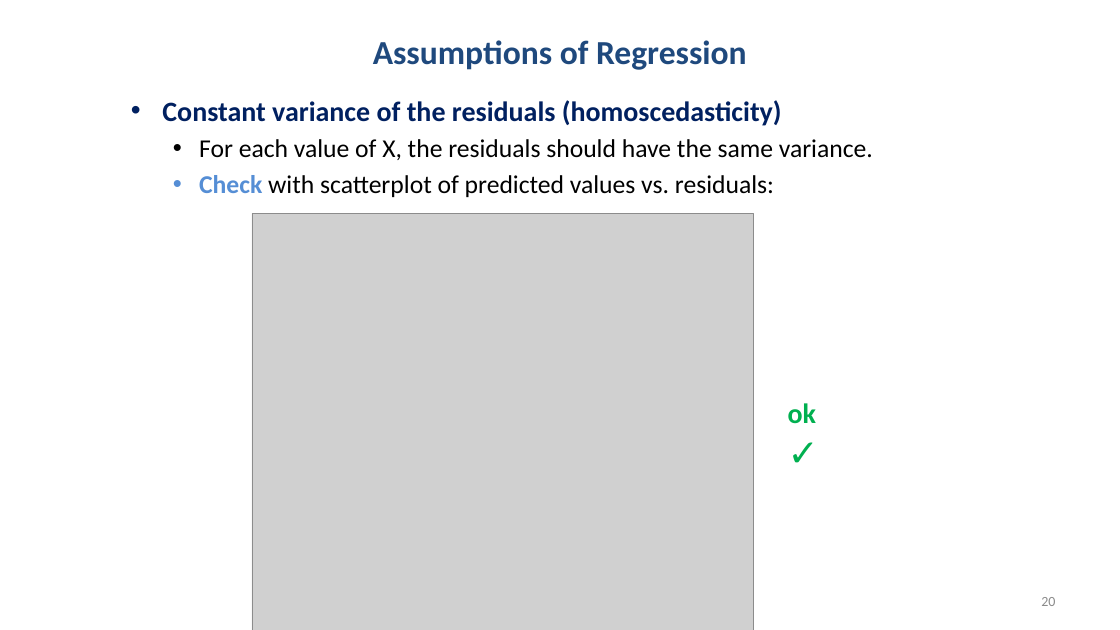
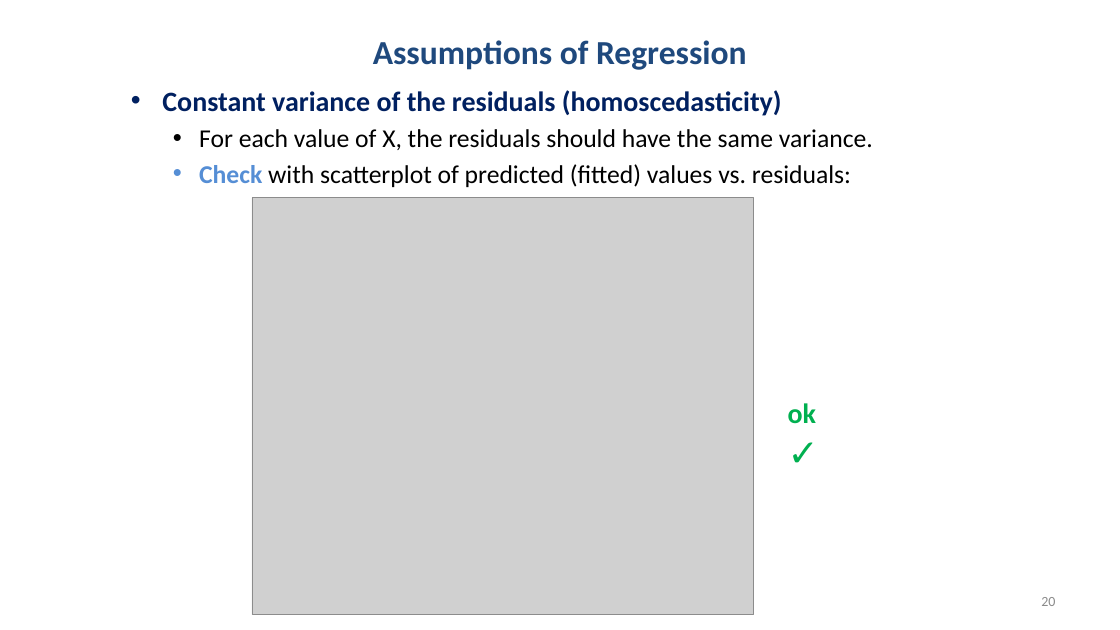
Before and after one commit to chrisjberry/datafluencyCB, a slide deck: slide 20 of docs/slides/PSYC753_L1_SimpleRegression.pptx. Drawn at 1120x630 pixels with LibreOffice and Linux fonts; fonts in the diff are those of the drawing; grey boxes stand for pictures. Boxes give left, top, right and bottom in pixels: in the first picture for what was removed or moved away, otherwise in the second. Text is boxed around its words. In the diff, an @@ line names an element or a change of style, - is before the commit and + after.

```diff
--- a/docs/slides/PSYC753_L1_SimpleRegression.pptx
+++ b/docs/slides/PSYC753_L1_SimpleRegression.pptx
@@ text "Constant variance of the residuals ...": place and size @@
-text "Constant variance of the residuals ..." at (162,100,873,197)
+text "Constant variance of the residuals ..." at (162,90,873,187)
@@ text at (199,164,851,187): text changed @@
-  • Check with scatterplot of predicted values vs. residuals:
+  • Check with scatterplot of predicted (fitted) values vs. residuals:
@@ picture: place and size @@
-picture at (252,213,754,630)
+picture at (252,198,754,615)
```
Also in this commit, not shown: 8 other slides changed.
